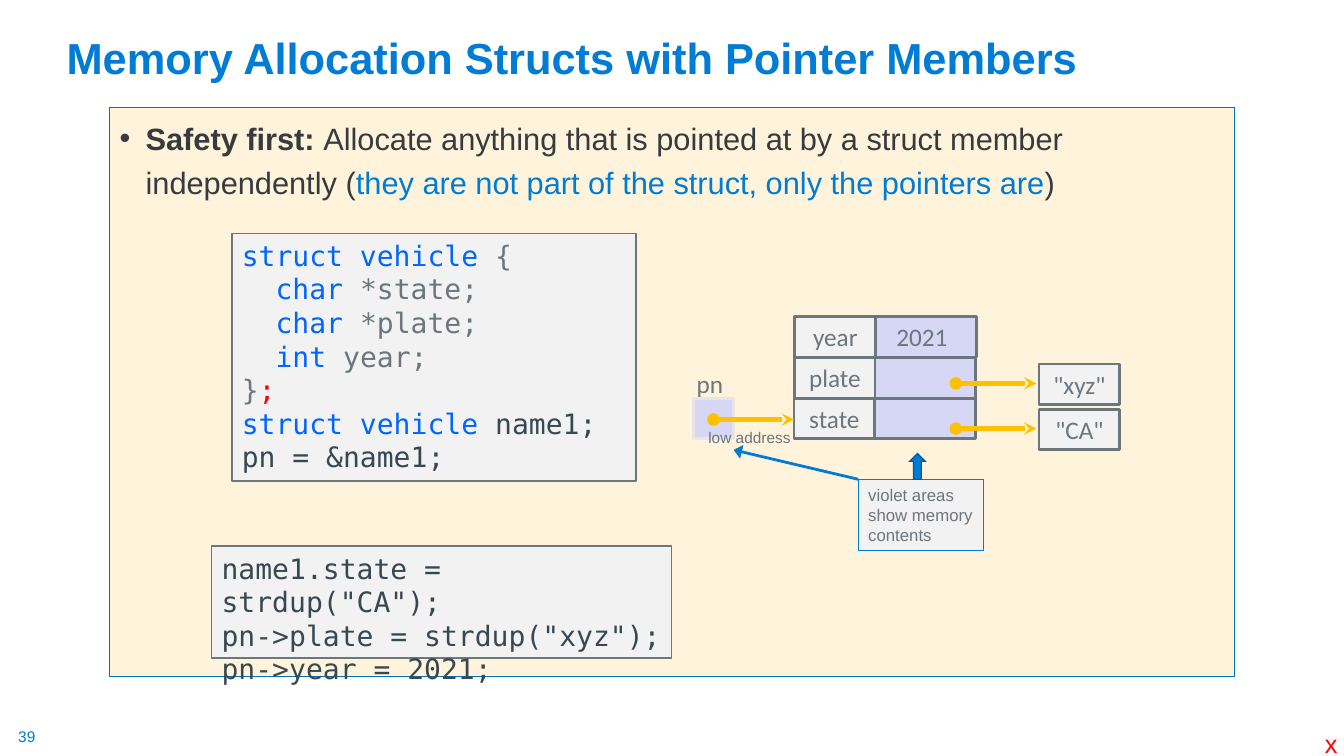
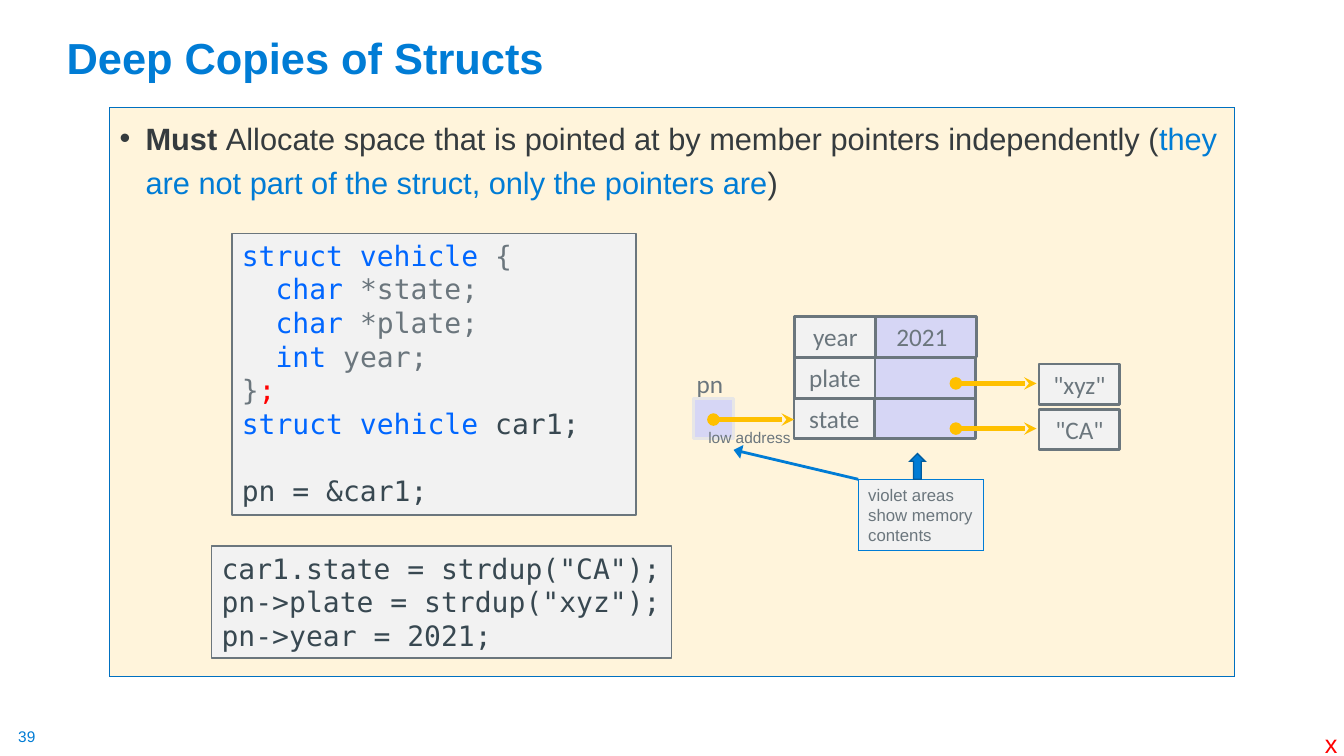
Before and after one commit to cse30-sp24/Muller-Slides, a slide deck: slide 39 of Lecture-8.pptx. Drawn at 1344x756 pixels with LibreOffice and Linux fonts; fonts in the diff are those of the drawing. Boxes give left, top, right and bottom in pixels: in the first picture for what was removed or moved away, otherwise in the second. Text is boxed around its words. In the diff, an @@ line names an element or a change of style, - is before the commit and + after.

```diff
--- a/Lecture-8.pptx
+++ b/Lecture-8.pptx
@@ title at (67,42,543,82): text changed @@
-Memory Allocation Structs with Pointer Members
+Deep Copies of Structs
@@ text at (146,127,1217,200): text changed @@
-• Safety first: Allocate anything that is pointed at by a struct member independently (they are not part of the struct, only the pointers are)
+• Must Allocate space that is pointed at by member pointers independently (they are not part of the struct, only the pointers are)
@@ rectangle "struct vehicle {": place and size @@
-rectangle "struct vehicle {" at (232,233,636,481)
+rectangle "struct vehicle {" at (232,233,636,514)
@@ text in rectangle at (242,412,579,507): text changed @@
-struct vehicle name1;
-pn = &name1;
+struct vehicle car1;
+pn = &car1;
@@ text in rectangle at (222,557,660,585): text changed @@
-name1.state = strdup("CA");
+car1.state = strdup("CA");
```
Also in this commit, not shown: 17 other slides changed, 1 other file.
